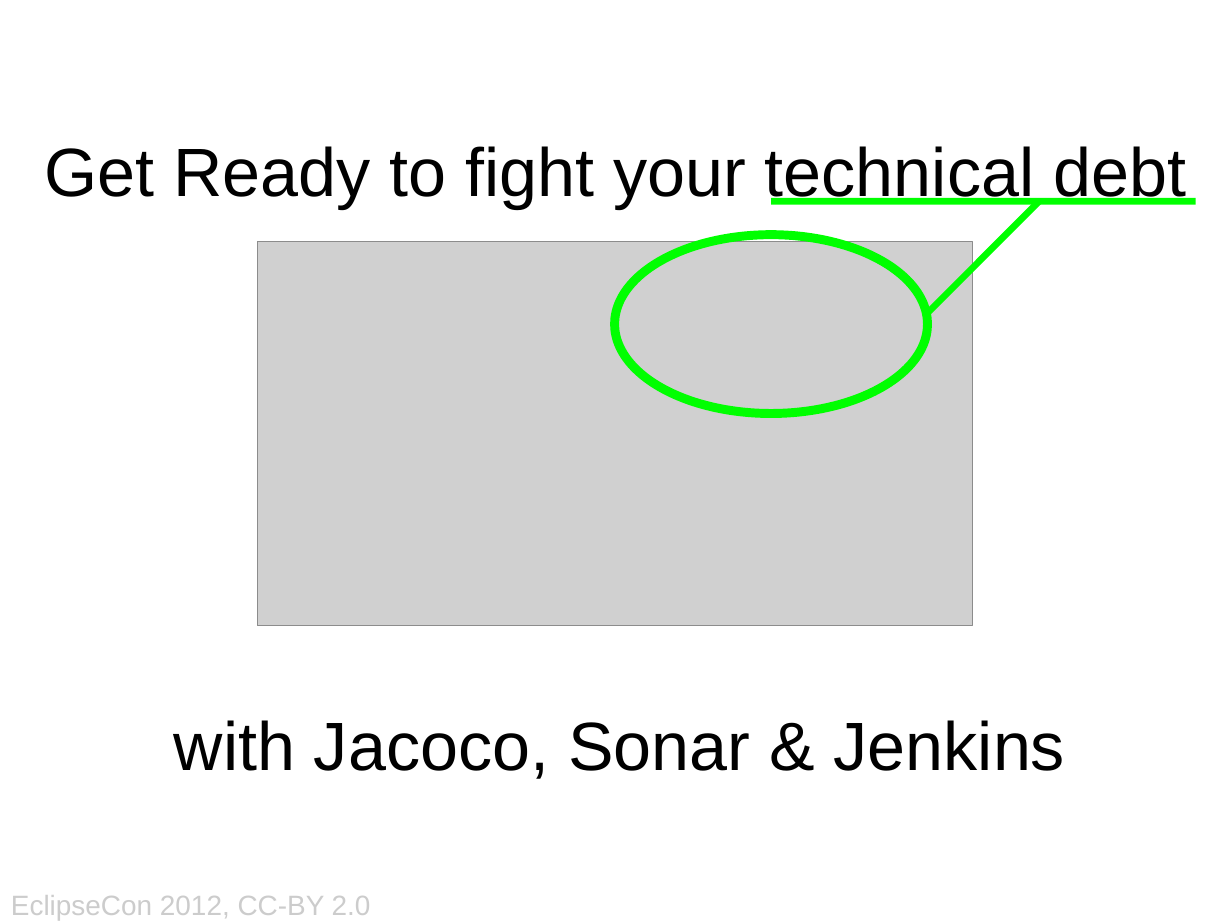
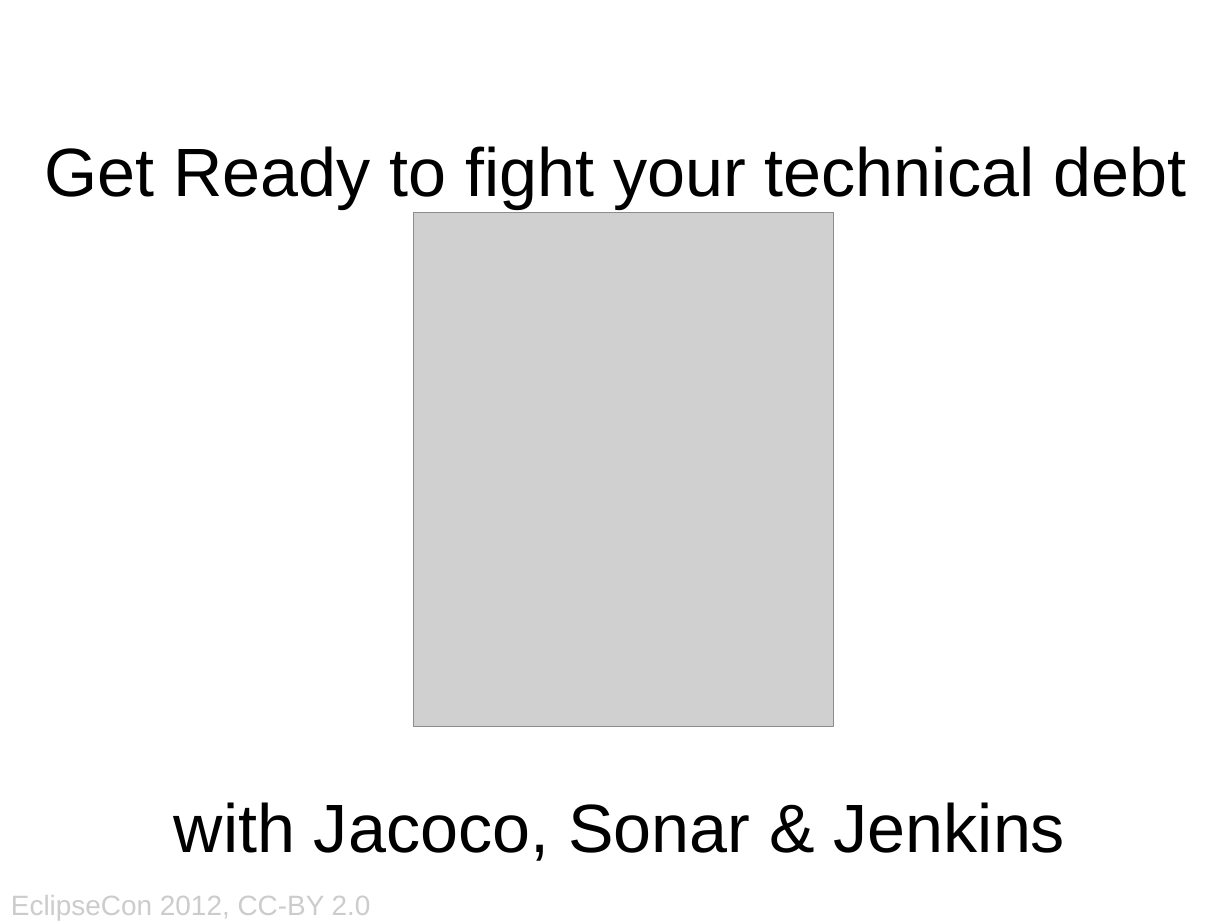
Before and after one commit to eclipse/recommenders, a slide deck: slide 1 of presentation/presentation.odp. Drawn at 1232x924 pixels with LibreOffice and Linux fonts; fonts in the diff are those of the drawing; grey boxes stand for pictures. Boxes give left, top, right and bottom in pixels: in the first picture for what was removed or moved away, otherwise in the second. Text is boxed around its words. In the diff, an @@ line names an element or a change of style, - is before the commit and + after.

Commit message:
Presentation WIP

```diff
--- a/presentation/presentation.odp
+++ b/presentation/presentation.odp
@@ text "Get Ready to fight your ..." rewrapped from (x1=44, y1=146, x2=1186, y2=779) to (x1=44, y1=146, x2=1186, y2=861) @@
@@ line removed from (771, 201) to (1196, 201) @@
@@ line removed from (928, 313) to (1040, 201) @@
@@ picture resized from (x1=257, y1=241, x2=973, y2=626) to (x1=414, y1=212, x2=834, y2=727) @@
@@ ellipse removed at (x1=615, y1=235, x2=928, y2=414) @@
```
Also in this commit, not shown: 4 other slides changed, 3 other files.
